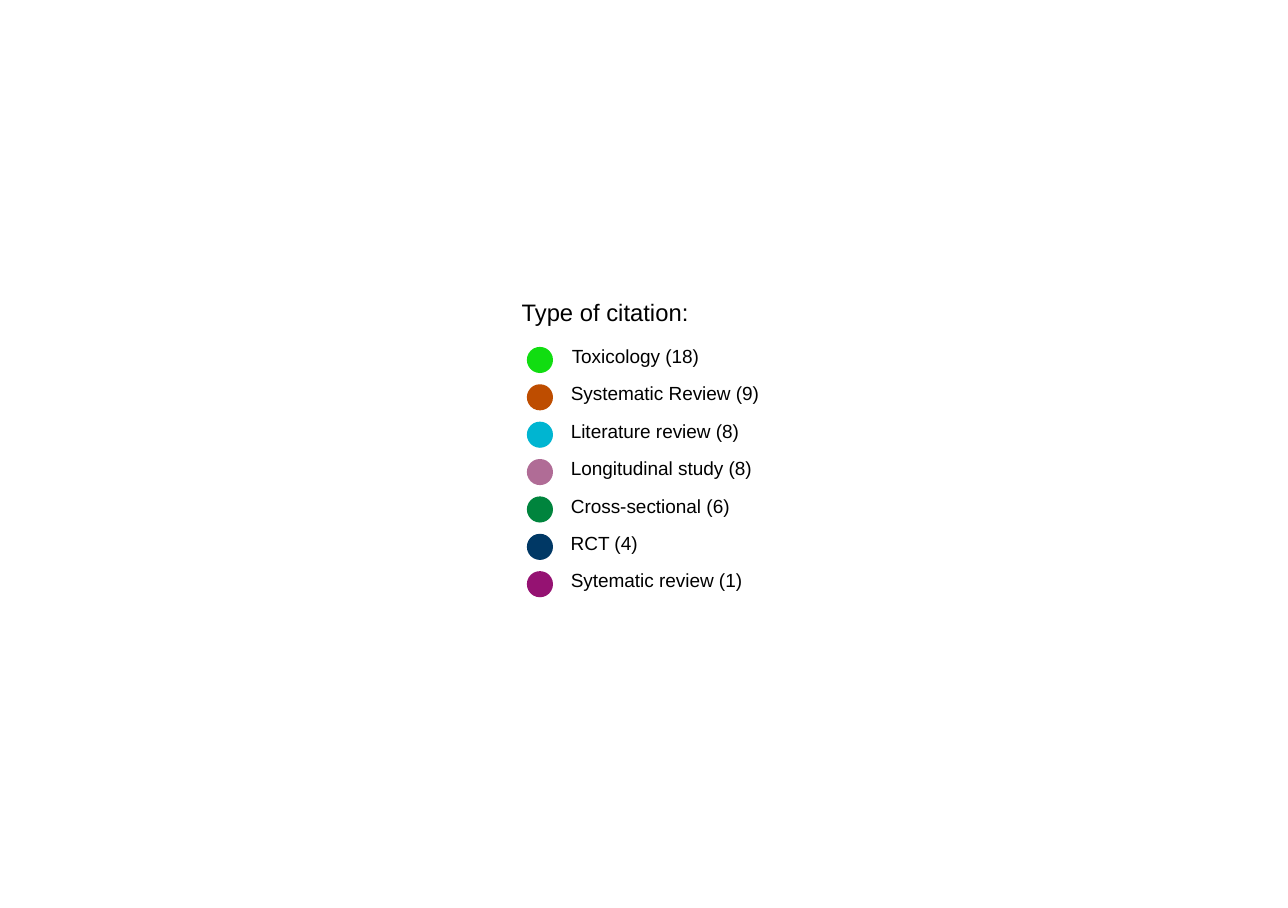
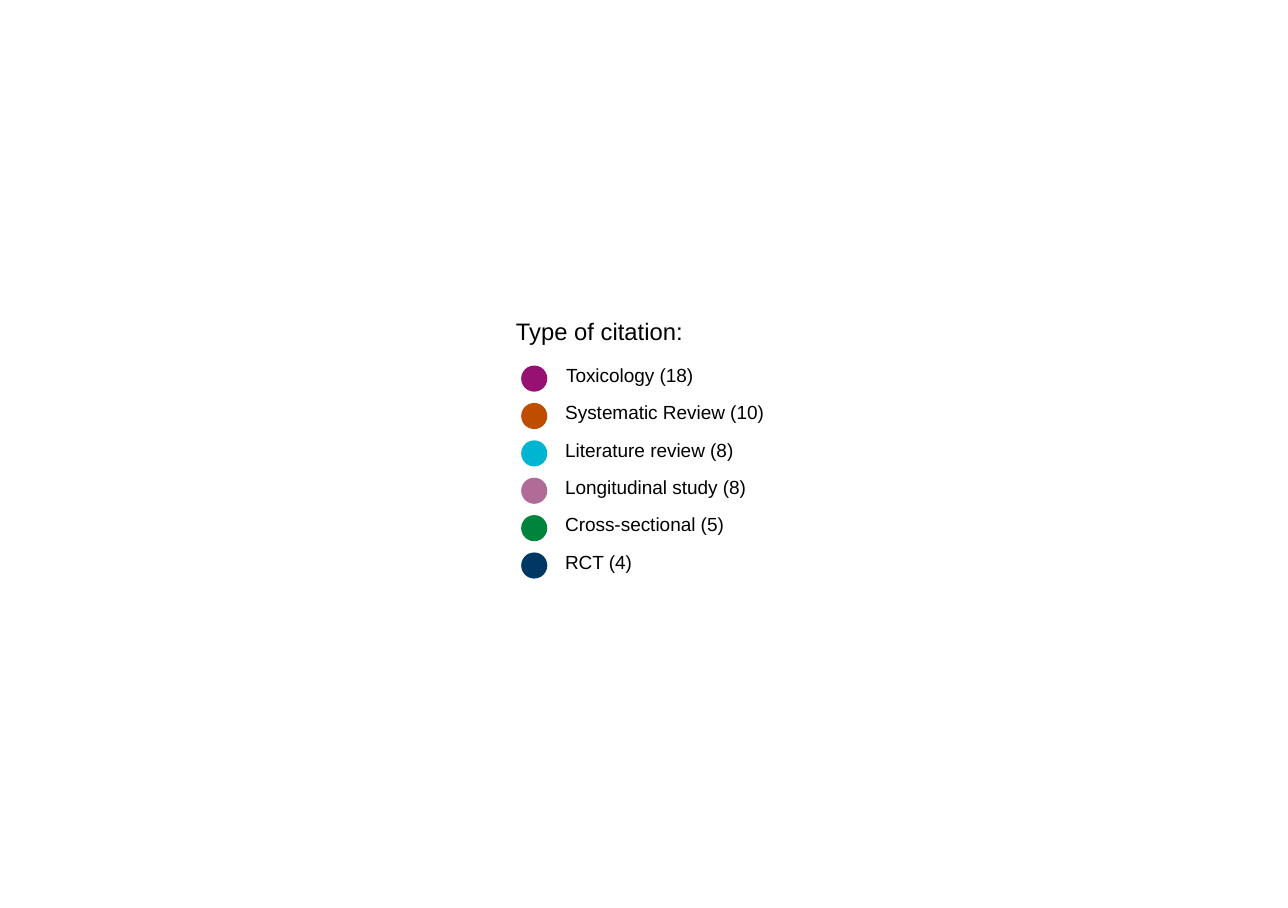
Before and after one commit to marissasmith8/Citation-Network-Analysis, a slide deck: slide 1 of outputs/legend_stud_paper.pptx. Drawn at 1288x908 pixels with LibreOffice and Linux fonts; fonts in the diff are those of the drawing. Boxes give left, top, right and bottom in pixels: in the first picture for what was removed or moved away, otherwise in the second. Text is boxed around its words. In the diff, an @@ line names an element or a change of style, - is before the commit and + after.

```diff
--- a/outputs/legend_stud_paper.pptx
+++ b/outputs/legend_stud_paper.pptx
@@ 6 ellipses, 5 texts: place and size @@
-6 ellipses, 5 texts at bbox=[522, 303, 752, 559]
+6 ellipses, 5 texts at bbox=[516, 322, 746, 578]
@@ ellipse at bbox=[522, 366, 547, 391]: fill #11DD11 to #951272; outline #11DD11 0.71 pt to #951272 0.71 pt @@
@@ text at bbox=[565, 405, 764, 423]: text changed @@
-Systematic Review (9)
+Systematic Review (10)
@@ text at bbox=[565, 517, 724, 535]: text changed @@
-Cross-sectional (6)
+Cross-sectional (5)
@@ ellipse removed at bbox=[528, 572, 553, 596] @@
@@ text removed at bbox=[571, 573, 742, 591] @@
-Sytematic review (1)
```
Also in this commit, not shown: 11 other files.
